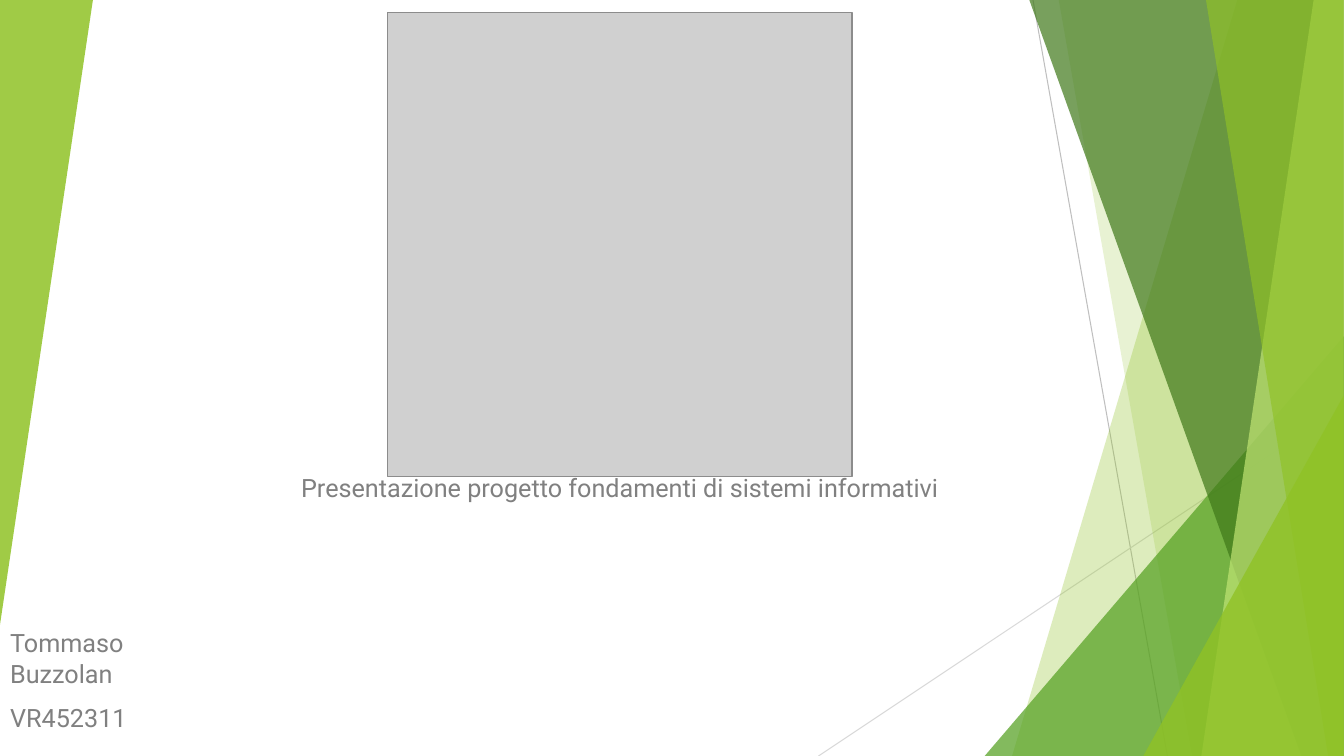
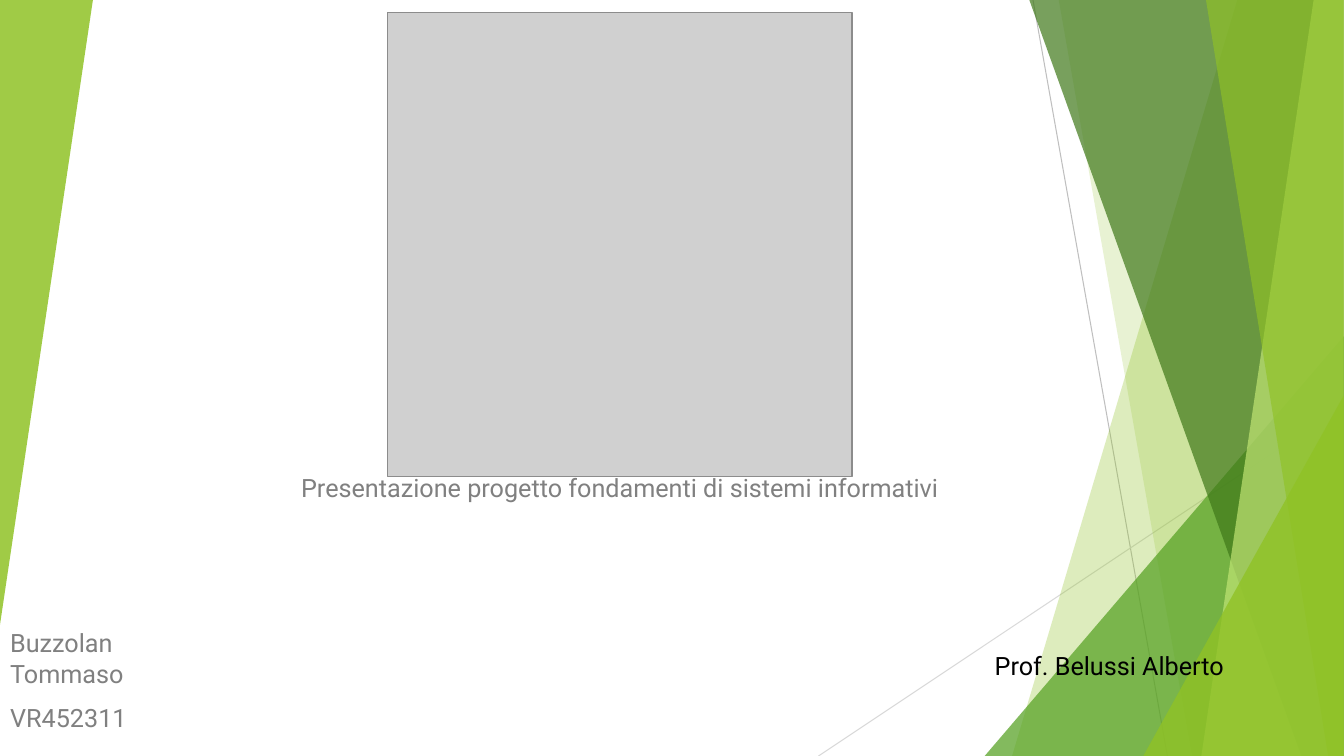
Before and after one commit to Buzzolan/VeronaCardMongoDB, a slide deck: slide 1 of Presentazione_progetto.pptx. Drawn at 1344x756 pixels with LibreOffice and Linux fonts; fonts in the diff are those of the drawing; grey boxes stand for pictures. Boxes give left, top, right and bottom in pixels: in the first picture for what was removed or moved away, otherwise in the second. Text is boxed around its words. In the diff, an @@ line names an element or a change of style, - is before the commit and + after.

```diff
--- a/Presentazione_progetto.pptx
+++ b/Presentazione_progetto.pptx
@@ subtitle at (x1=10, y1=633, x2=123, y2=683): text changed @@
-Tommaso Buzzolan
+Buzzolan Tommaso
@@ text added at (x1=995, y1=652, x2=1224, y2=681), 18 pt, text #000000 @@
+Prof. Belussi Alberto
```
Also in this commit, not shown: 3 other slides changed.
